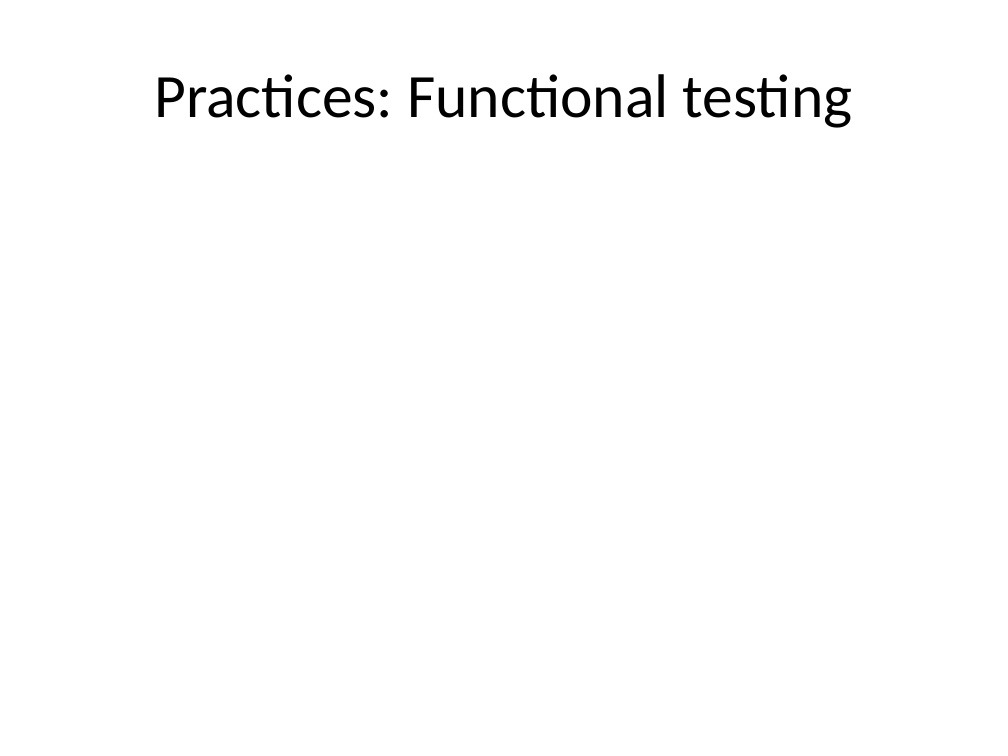
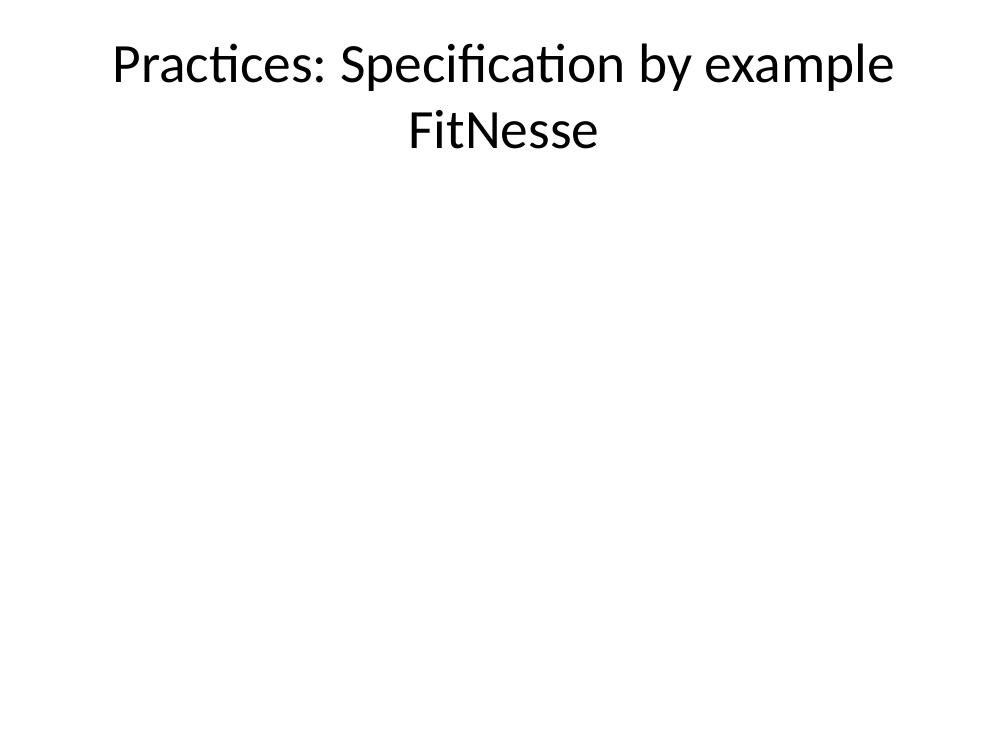
Before and after one commit to michelgrootjans/dkvlessonslearned, a slide deck: slide 12 of slides/Technical Session/Lessons learned.pptx. Drawn at 1008x756 pixels with LibreOffice and Linux fonts; fonts in the diff are those of the drawing. Boxes give left, top, right and bottom in pixels: in the first picture for what was removed or moved away, otherwise in the second. Text is boxed around its words. In the diff, an @@ line names an element or a change of style, - is before the commit and + after.

Commit message:
Added a few slides

```diff
--- a/slides/Technical Session/Lessons learned.pptx
+++ b/slides/Technical Session/Lessons learned.pptx
@@ title at (x1=113, y1=43, x2=895, y2=149): text changed; size 44 to 39.6 pt @@
-Practices: Functional testing
+Practices: Specification by example FitNesse
```
Also in this commit, not shown: 2 other slides changed, 3 slides added, 1 slide removed, 1 other file.
